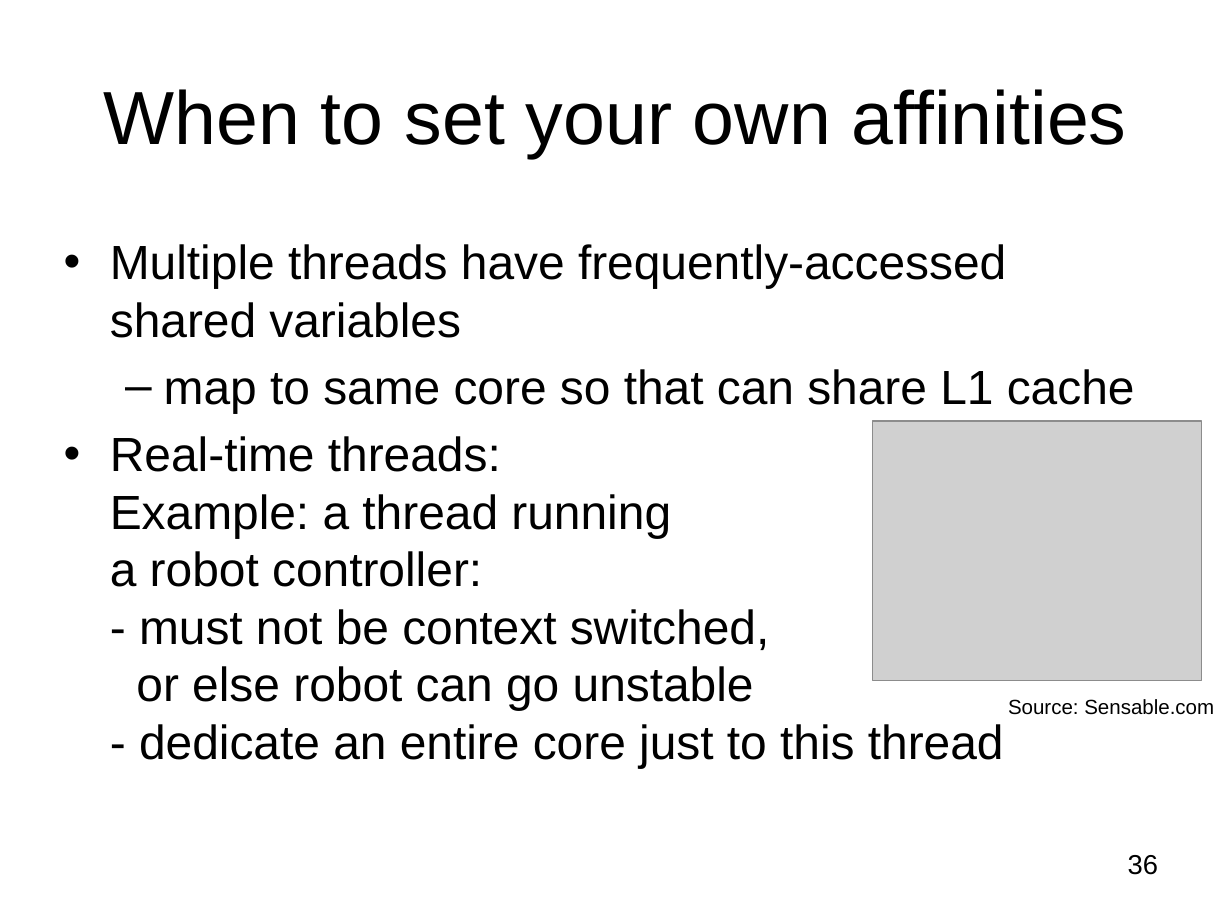
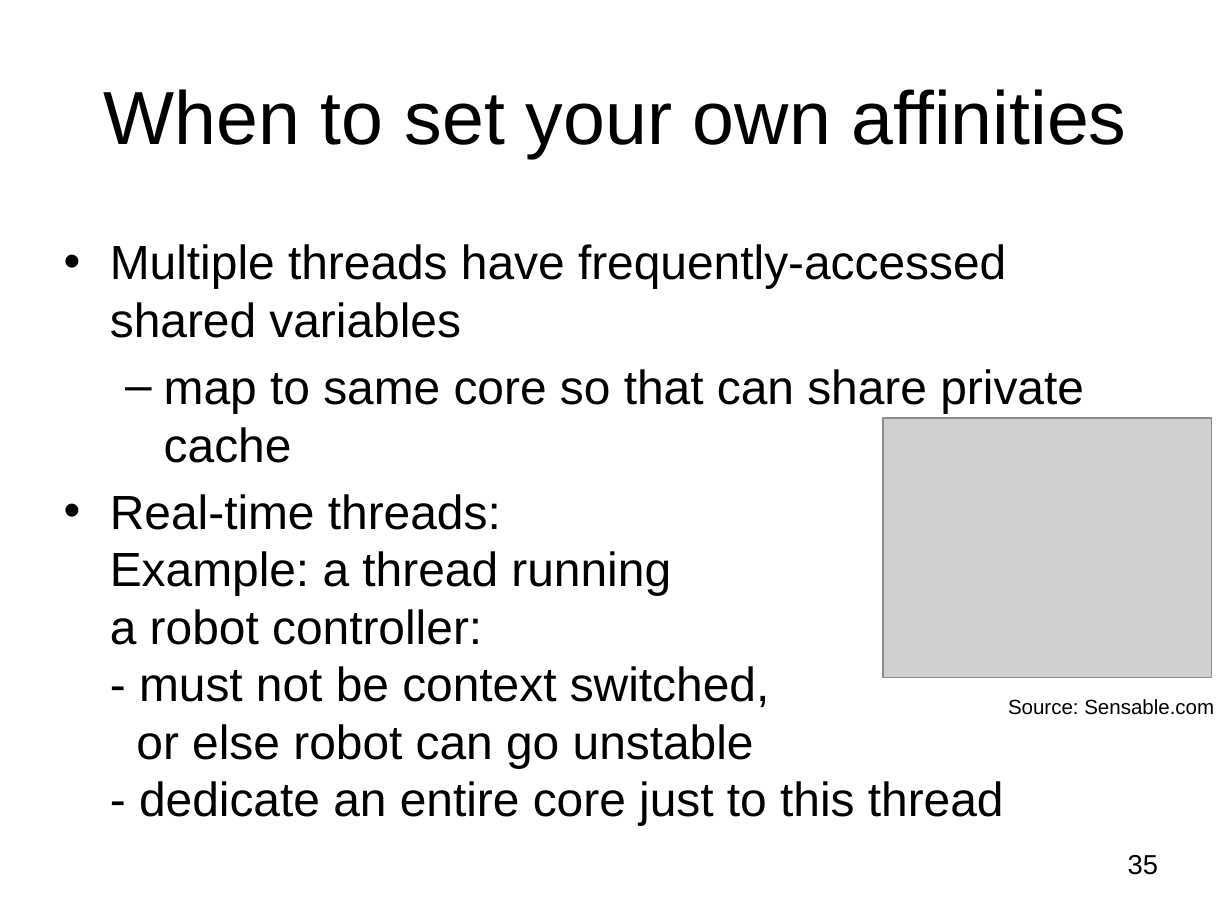
Before and after one commit to gulaoshi/gu.github.io, a slide deck: slide 35 of AdvOS/PPT+papers/L02-MulticoreArch.pptx (slide 36 before the commit). Drawn at 1232x924 pixels with LibreOffice and Linux fonts; fonts in the diff are those of the drawing; grey boxes stand for pictures. Boxes give left, top, right and bottom in pixels: in the first picture for what was removed or moved away, otherwise in the second. Text is boxed around its words. In the diff, an @@ line names an element or a change of style, - is before the commit and + after.

```diff
--- a/AdvOS/PPT+papers/L02-MulticoreArch.pptx
+++ b/AdvOS/PPT+papers/L02-MulticoreArch.pptx
@@ text at (x1=164, y1=369, x2=1084, y2=463): text changed @@
-  – map to same core so that can share L1 cache
+  – map to same core so that can share private cache
@@ picture moved from (x1=872, y1=421, x2=1201, y2=681) to (x1=883, y1=418, x2=1212, y2=678) @@
@@ page number at (x1=1128, y1=855, x2=1158, y2=875): text changed @@
-36
+35
```
Also in this commit, not shown: 3 other slides changed, 1 slide removed, 3 other files.
